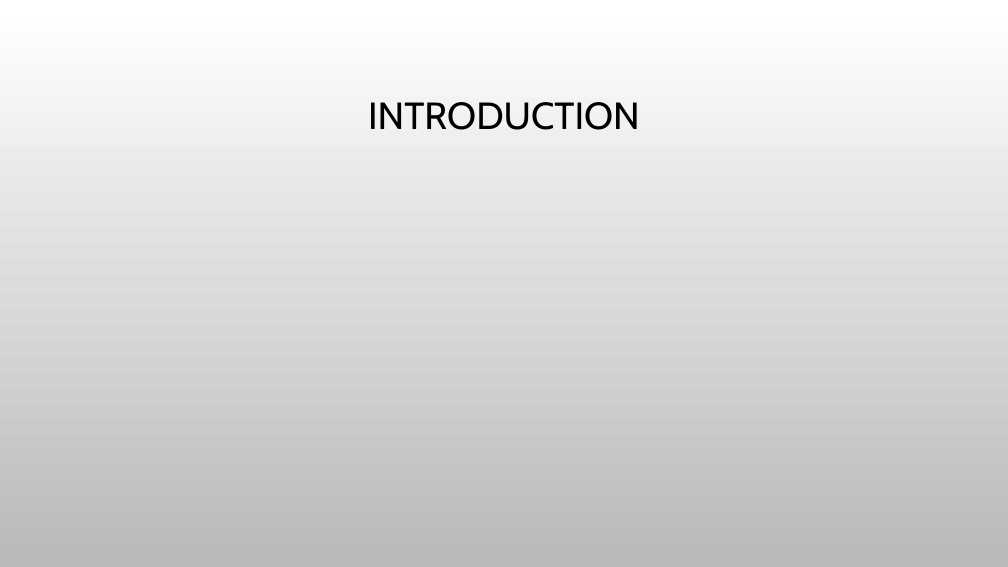
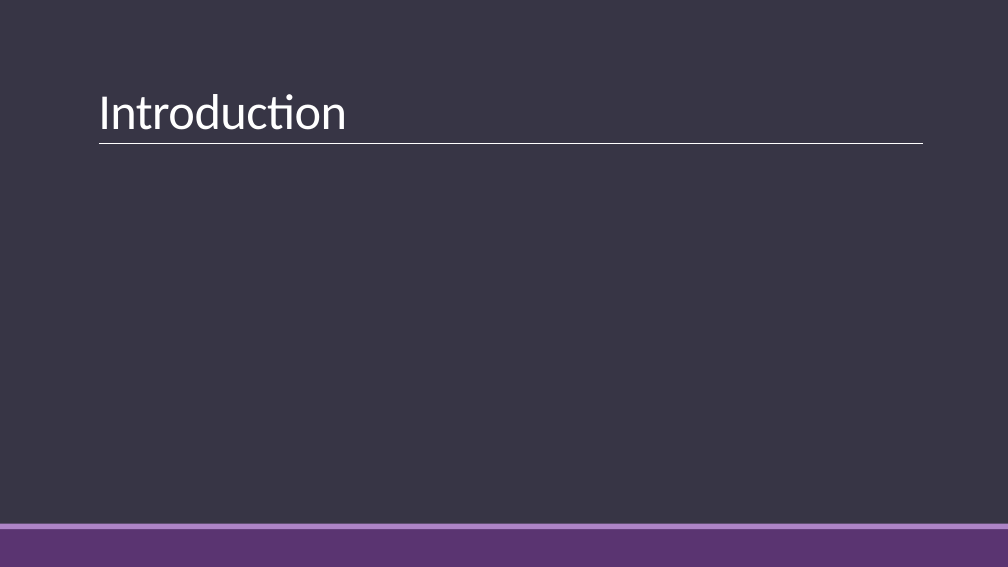
Before and after one commit to duanxiaoyun/ppaperssss, a slide deck: slide 2 of bi_ye_lun_wen/Development and Evaluation of Mixed Reality Educational Applications.pptx. Drawn at 1008x567 pixels with LibreOffice and Linux fonts; fonts in the diff are those of the drawing; background and template pictures are left out. Boxes give left, top, right and bottom in pixels: in the first picture for what was removed or moved away, otherwise in the second. Text is boxed around its words. In the diff, an @@ line names an element or a change of style, - is before the commit and + after.

```diff
--- a/bi_ye_lun_wen/Development and Evaluation of Mixed Reality Educational Applications.pptx
+++ b/bi_ye_lun_wen/Development and Evaluation of Mixed Reality Educational Applications.pptx
@@ background picture (left out) to #373545 @@
@@ title "Introduction" at [98,94,347,130]: vertical alignment middle to bottom @@
@@ title at [98,94,347,130]: text changed; size 36 to 48 pt; font Cabin to Calibri; text colour #000000 to #FFFFFF @@
-INTRODUCTION
+Introduction
@@ line added from (99, 144) to (923, 144), #FFFFFF 0.5 pt @@
@@ rectangle added at [0,529,1008,567], fill #5A3471 @@
@@ rectangle added at [0,524,1008,529], fill #AD84C6 @@
```
Also in this commit, not shown: 2 other slides changed, 8 slides added, 8 slides removed, 2 other files.
